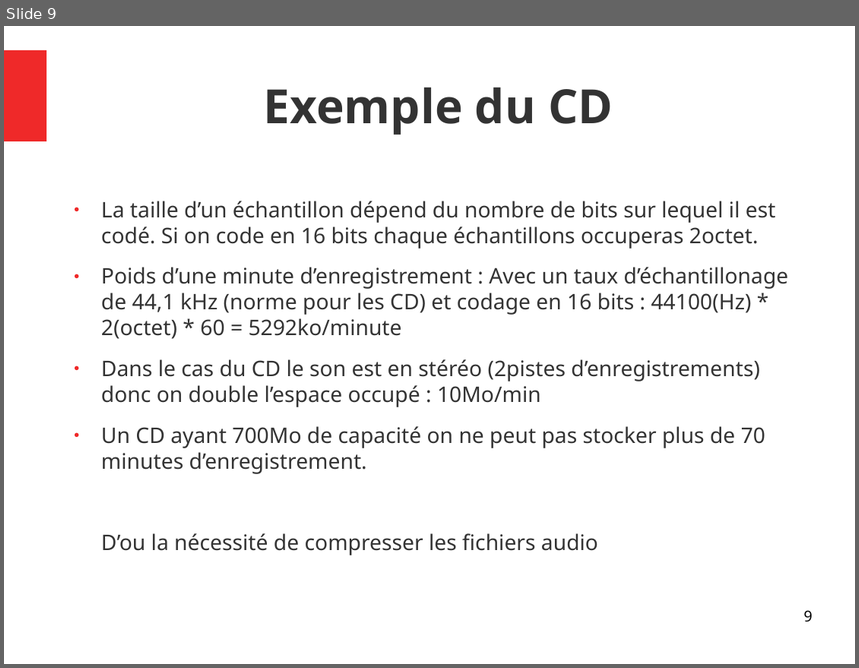
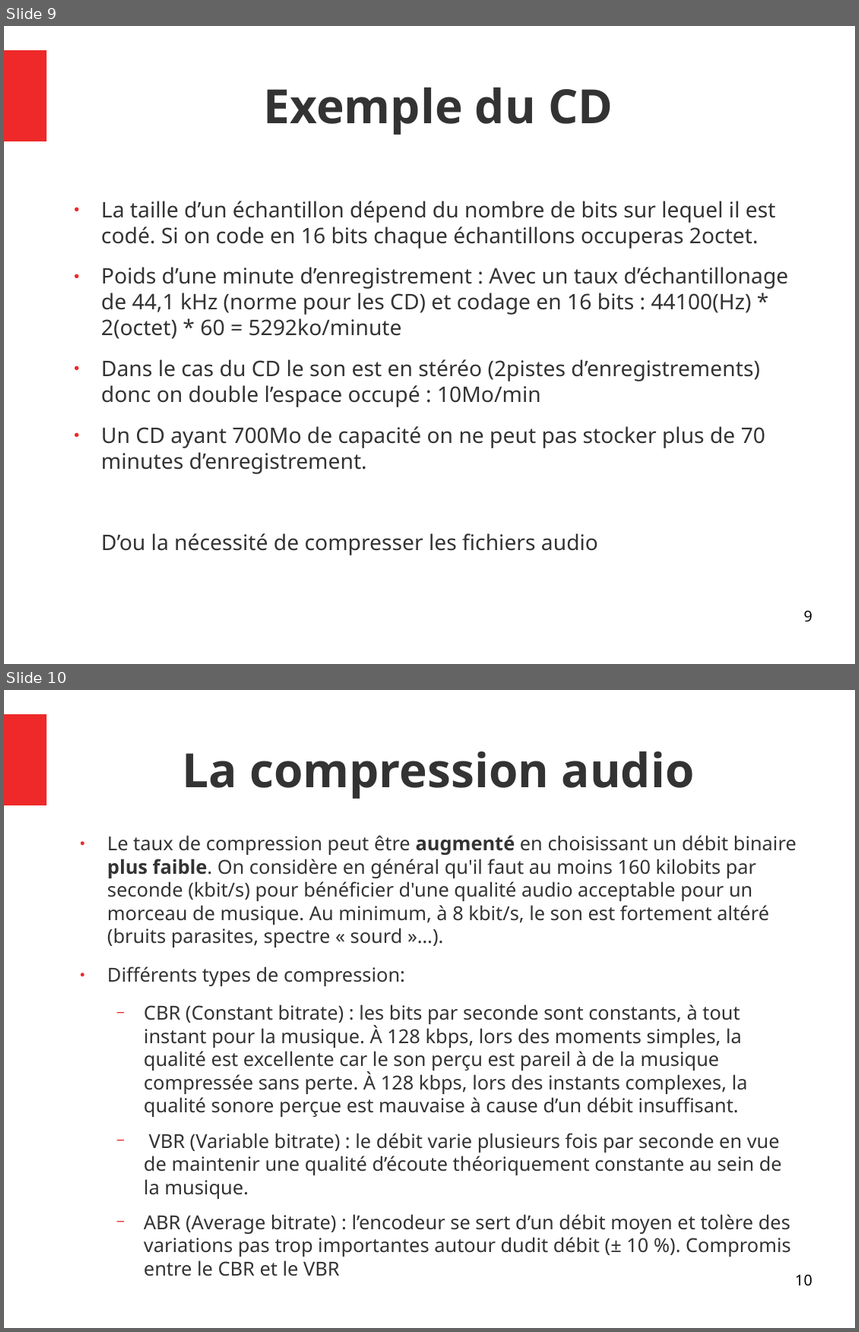
Before and after one commit to JenniferMiral/Compression-ZIP, a slide deck: Images&Sons.odp. Shown one above the other, each under a label of ours: slide 9 before the commit, slides 9 and 10 after it. The pictures are 859x668 and 859x1332 pixels, drawn with LibreOffice and Linux fonts; fonts in the diff are those of the drawing. Boxes give left, top, right and bottom in pixels: in the first picture for what was removed or moved away, otherwise in the second. Text is boxed around its words. In the diff, an @@ line names an element or a change of style, - is before the commit and + after.

```diff
--- a/Images&Sons.odp
+++ b/Images&Sons.odp
@@ slide 10 added at (4, 690, 855, 1328), background #FFFFFF; not listed: 1 template element that a slide beside it also shows @@
@@ title added at (183, 752, 695, 799), 44 pt, text #333333, bold @@
+La compression audio
@@ text added at (107, 835, 797, 1277), 18 pt, text #333333 @@
+● Le taux de compression peut être augmenté en choisissant un débit binaire plus faible. On considère en général qu'il faut au moins 160 kilobits par seconde (kbit/s) pour bénéficier d'une qualité audio acceptable pour un morceau de musique. Au minimum, à 8 kbit/s, le son est fortement altéré (bruits parasites, spectre « sourd »…).
+● Différents types de compression:
+  − CBR (Constant bitrate) : les bits par seconde sont constants, à tout instant pour la musique. À 128 kbps, lors des moments simples, la qualité est excellente car le son perçu est pareil à de la musique compressée sans perte. À 128 kbps, lors des instants complexes, la qualité sonore perçue est mauvaise à cause d’un débit insuffisant.
+  − VBR (Variable bitrate) : le débit varie plusieurs fois par seconde en vue de maintenir une qualité d’écoute théoriquement constante au sein de la musique.
+  − ABR (Average bitrate) : l’encodeur se sert d’un débit moyen et tolère des variations pas trop importantes autour dudit débit (± 10 %). Compromis entre le CBR et le VBR
@@ page number added at (795, 1274, 813, 1286), 14 pt, text #000000 @@
+10
```
Also in this commit, not shown: 2 other slides added, 1 slide removed.
